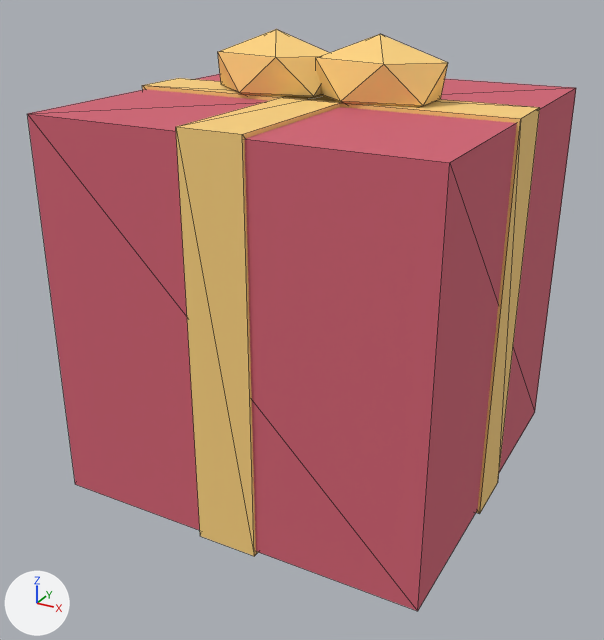
One commit to the glTF model app/src/main/assets/christmas-gift.glb: the scene before it, then after it.
One viewpoint serves both versions: a 50 mm lens placed at (0.291, -0.565, 0.28), pointed at (-0.006, -0.025, 0.01). Arrows for +X, +Y and +Z are at lower left; the lights stay in place. The first picture is the older version. Mesh edges are drawn as thin lines. Where no turn or scale is listed for an object, it has been applied to the vertices. Vertices at exactly the same position are counted once.

Objects in the first picture: 'WrappedBow', 'WrappedBow.001', 'WrappedBox', 'WrappedRibbonA', 'WrappedRibbonB'.
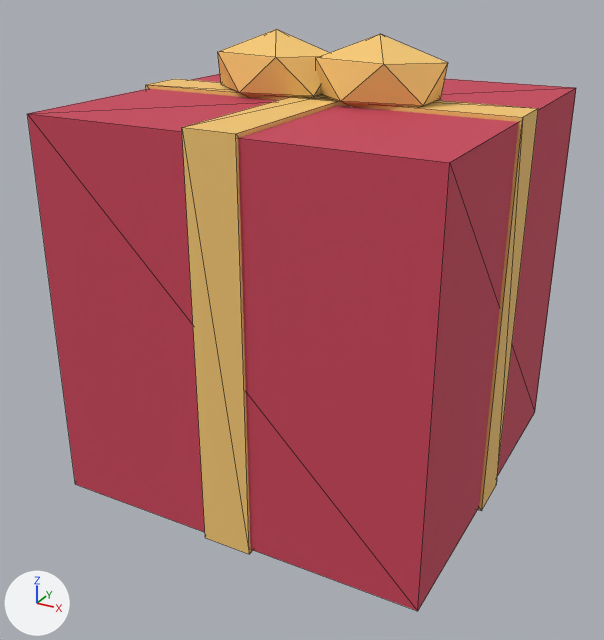
The newer file is also rescaled (x1.133), turned or shifted as a whole; pictures and numbers use the older file's frame.

What differs and where, as boxes [x1, y1, x2, y2] in the pictures (604 x 640 px):
'WrappedBox', recoloured: [27, 74, 576, 611] in both
'WrappedRibbonA', rescaled: before [176, 96, 340, 556]; after [182, 95, 338, 554]
'WrappedRibbonB', rescaled: before [142, 78, 540, 514]; after [146, 79, 538, 511]

The change, as a list of edits to the scene's bpy script:
```text
Change mat_cranberry:
    mat_cranberry.base_color: (0.65, 0.12, 0.17) -> (0.59, 0.055, 0.1)  # red #d36173 -> red #ca4259
Change me_cube_016:
    used by ob_wrappedribbona; location = (0.0, 0.0, 0.03)
    remove me_cube_016.from_pydata(...)  # 8 vertices, 12 faces; spans x -0.024..0.024, y -0.152..0.152, z -0.153..0.153
    add me_cube_016.from_pydata(...)  # 8 vertices, 12 faces; spans x -0.02..0.019, y -0.152..0.152, z -0.153..0.153
    me_cube_016 part 1: the whole mesh is scaled about its middle by (0.813, 1, 1)
Change me_cube_017:
    used by ob_wrappedribbonb; location = (0.0, 0.0, 0.03)
    remove me_cube_017.from_pydata(...)  # 8 vertices, 12 faces; spans x -0.152..0.152, y -0.024..0.024, z -0.153..0.153
    add me_cube_017.from_pydata(...)  # 8 vertices, 12 faces; spans x -0.152..0.152, y -0.02..0.019, z -0.153..0.153
    me_cube_017 part 2: the whole mesh is scaled about its middle by (1, 0.813, 1)
```
